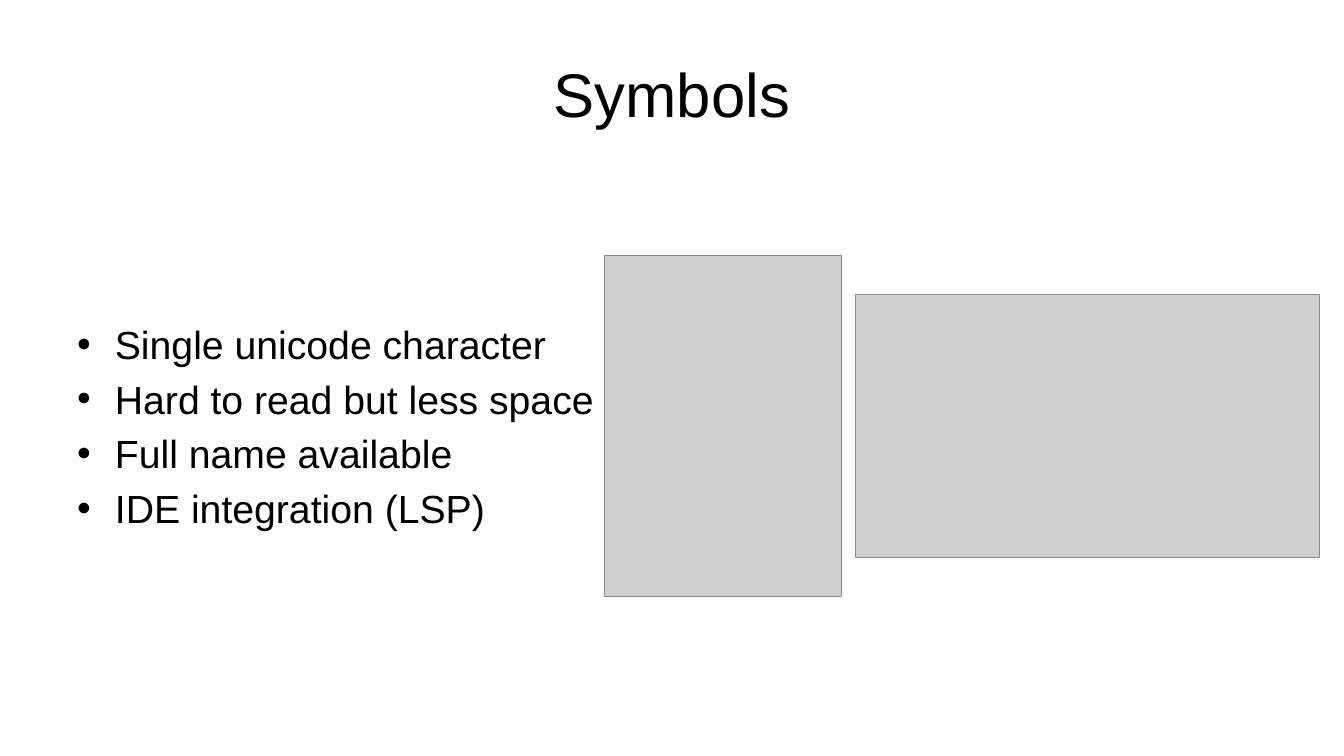
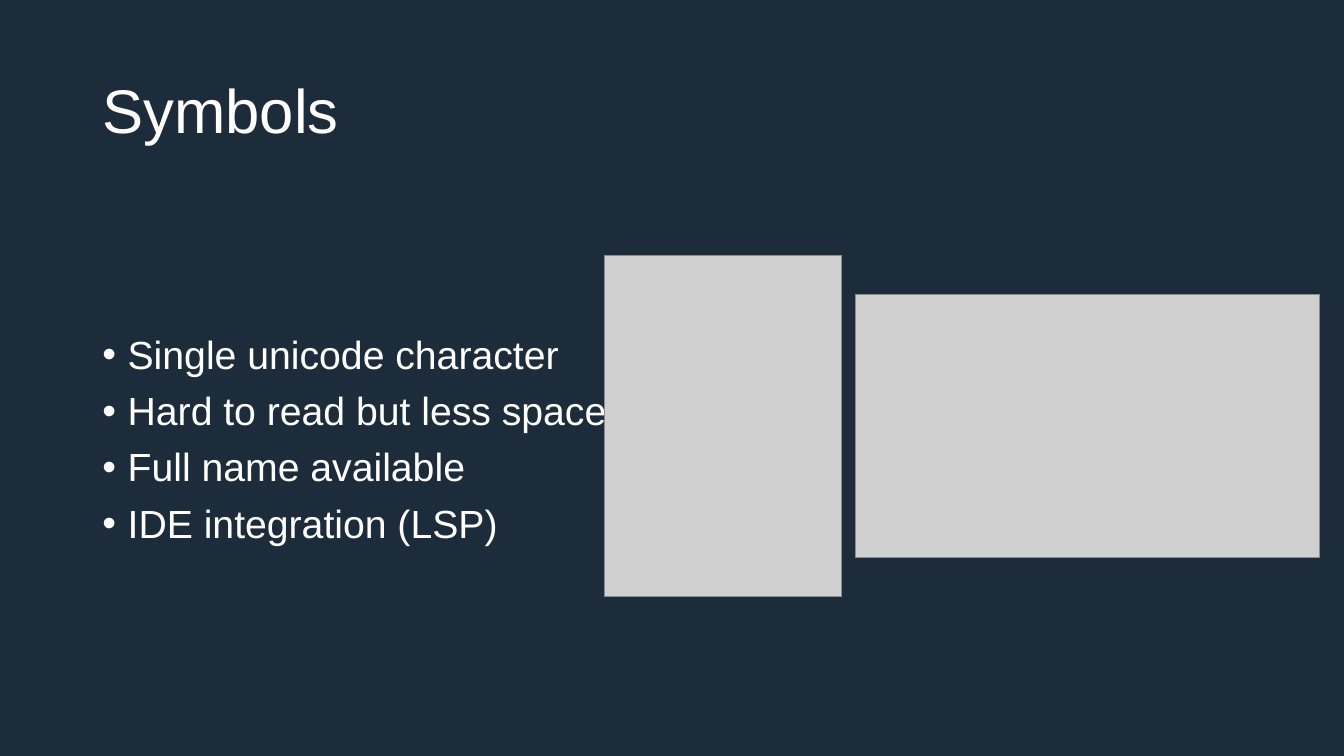
Before and after one commit to IEscher/PLM_uiua, a slide deck: slide 5 of documents/Presentation.pptx. Drawn at 1344x756 pixels with LibreOffice and Linux fonts; fonts in the diff are those of the drawing; grey boxes stand for pictures. Boxes give left, top, right and bottom in pixels: in the first picture for what was removed or moved away, otherwise in the second. Text is boxed around its words. In the diff, an @@ line names an element or a change of style, - is before the commit and + after.

```diff
--- a/documents/Presentation.pptx
+++ b/documents/Presentation.pptx
@@ background #FFFFFF to #1D2C3A @@
@@ title "Symbols": place and size @@
-title "Symbols" at <box>554,72,790,129</box>
+title "Symbols" at <box>102,88,338,145</box>
@@ title "Symbols" at <box>102,88,338,145</box>: text colour #000000 to #FFFFFF; alignment centre to left; line spacing 1 to 0.9 @@
@@ text "Single unicode character": place and size @@
-text "Single unicode character" at <box>115,330,593,531</box>
+text "Single unicode character" at <box>128,340,606,546</box>
@@ text "Single unicode character" at <box>128,340,606,546</box>: text colour #000000 to #FFFFFF; indent changed; line spacing 1 to 0.9; more space between paragraphs @@
```
Also in this commit, not shown: 7 other slides changed, 2 slides added, 1 other file.
